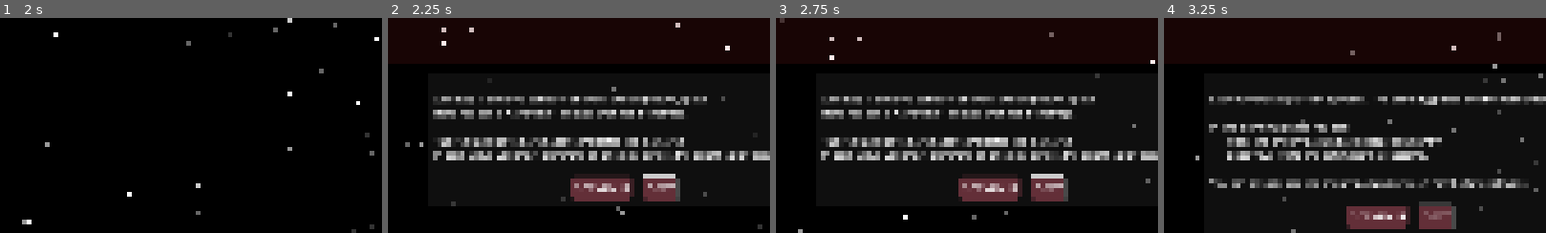
Above: before the commit, frames 1-4 (left to right).
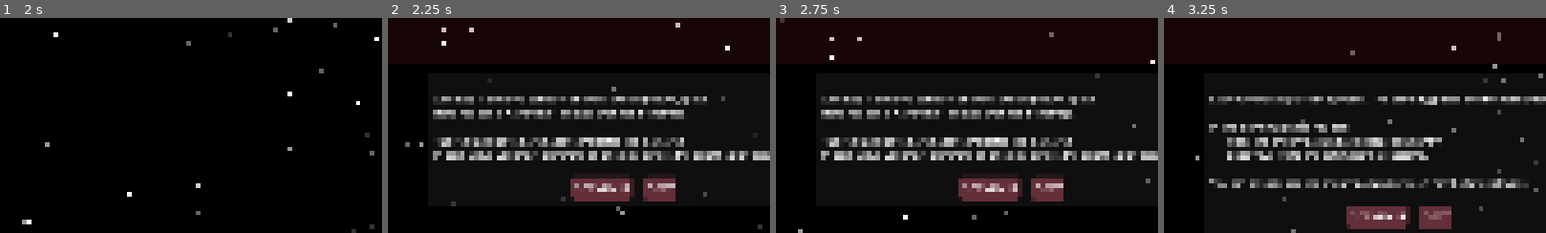
Above: after the commit, the same moments.

Repository: moby-it/cosmic-jack
Game: Godot game, scene res://main.tscn
Two runs of this game, one before a commit and one after it. Both use one fixed random seed, a clock stepped at 60 frames per second and the inputs below.
Inputs (mouse positions are % of the whole screen's width and height, from its top left):
- Up to frame 1 (2 s): tap Enter at 0.5 s; move the mouse to (72, 45) at 0.52 s; hold Up (ui_up) 0.53-1.25 s; tap O at 0.6 s; click (72, 45) at 0.67 s; click "tutorial" at 1.25 s
- Up to frame 2 (2.25 s): click "next" at 2 s
- Up to frame 3 (2.75 s): no input
- Up to frame 4 (3.25 s): click "next" at 2.75 s
The pictures show only the part of the screen within x 19-69%, y 50-100%; the shares and areas given below are measured in that part.

Frame 1 is identical in both runs. In frame 2, 0.3% of the frame differs, in the area x 66-77%, y 72-86%; in frame 3, 0.3%; in frame 4, 0.3%.

Commit message:
v0.1.0 RC4

Diff:
--- a/project.godot
+++ b/project.godot
@@ -32,6 +32,7 @@
 
 window/size/viewport_width=3840
 window/size/viewport_height=2160
+window/size/mode=3
 window/stretch/mode="canvas_items"
 
 [editor_plugins]
--- a/tutorial/tutorial.tscn
+++ b/tutorial/tutorial.tscn
@@ -57,11 +57,13 @@
 unique_name_in_owner = true
 visible = false
 layout_mode = 2
+focus_mode = 0
 text = "previous"
 
 [node name="Next" type="Button" parent="Panel/MarginContainer/VBoxContainer2/HBoxContainer"]
 unique_name_in_owner = true
 layout_mode = 2
+focus_mode = 0
 text = "next"
 
 [node name="Complete" type="Button" parent="Panel/MarginContainer/VBoxContainer2/HBoxContainer"]
Not shown, changed: export_presets.cfg
